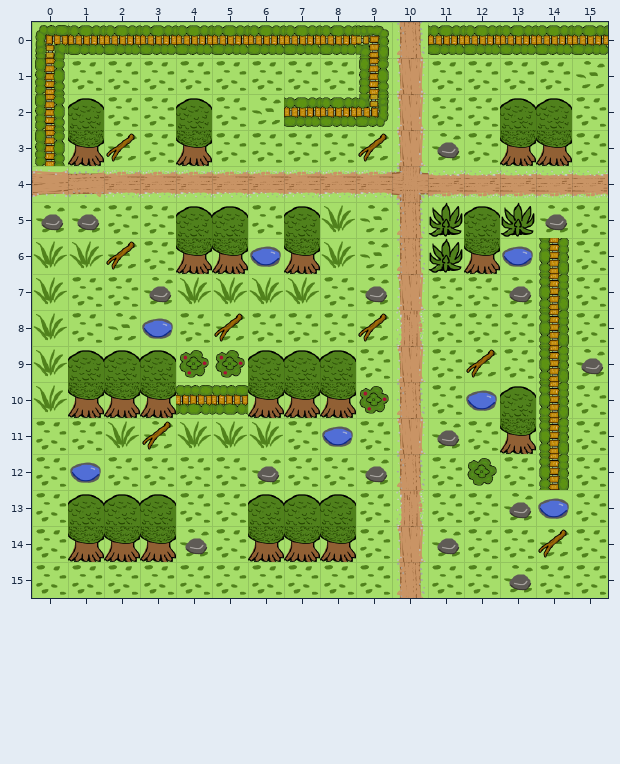
Tiled map, stored at maps/forest_glade_v1.tmx. This is how it looked before the edit.
Cells are 64x64 px. Shown: x 0..15, y 0..15.
New version:
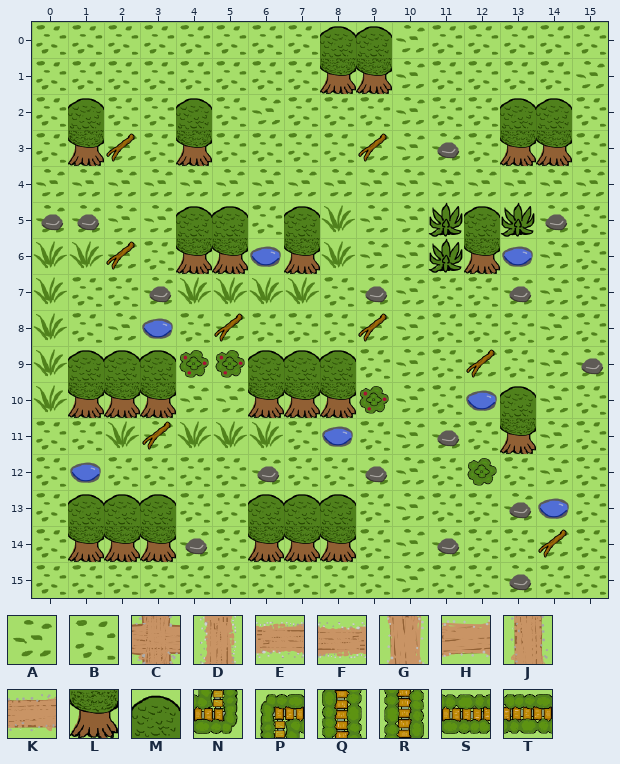
Key: from "forest_tiles": A 1 "leafy_floor_v1", B 4 "leafy_floor_v2", C 6 "path_cross_v1", D 7 "path_v1", E 7 turned 270 "path_v1", F 7 turned 90 "path_v1", G 8 "path_v2", H 8 turned 270 "path_v2", J 9 "path_v3", K 9 turned 270 "path_v3", L 11 "tree_base", M 12 "tree_top", N 13 turned 270 "hedge_fence_corner", P 13 turned 90 "hedge_fence_corner", Q 14 "hedge_fence", R 14 turned 180 "hedge_fence", S 14 turned 270 "hedge_fence", T 14 turned 90 "hedge_fence".
_ is an empty cell, # one hidden under a higher layer.
Log entry: Made it use a new forest glade map were we will be doing our gameplay mechanics testing
Edits made:
Layer "ground":
y 0: x 0..7 PSSSSSSS -> BBBBBBBB; x 10..15 JSSSSS -> ABBBBB
y 1: x 0 Q -> B; x 10 G -> A
y 2: x 0 Q -> B; x 7..10 SSNG -> BBBA
y 3: x 0 Q -> B; x 10 G -> A
y 4: x 0..15 H#EEEEEEEECFFFFF -> AAAAAAAAAAAAAAAA
y 5: x 2..3 BB -> AA; x 10 J -> A
y 6: x 10 J -> A; x 14 R -> A
y 7: x 10 G -> A; x 14 R -> A
y 8: x 10 D -> A; x 14 R -> A
y 9: x 10 G -> A; x 14 R -> A
y 10: x 4..5 TT -> AA; x 10 J -> A; x 14 R -> A
y 11: x 10 G -> A; x 14 R -> A
y 12: x 10 J -> A; x 14 R -> A
y 13: x 10 D -> A
y 14: x 10 G -> A
y 15: x 10 J -> A
Layer "plants":
y 0: x 8..9 __ -> MM
y 1: x 8..9 __ -> LL
Layer "items":
y 4: x 1 K -> _
Changed places in both pictures, as pixel boxes (x1, y1, x2, y2):
changed: (32, 22, 608, 598)
